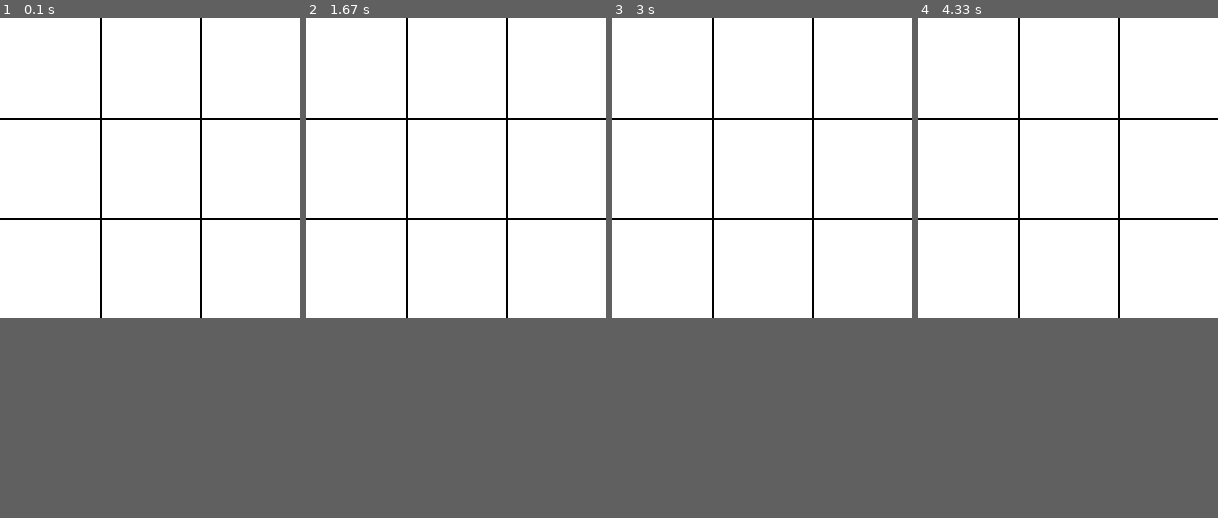
Above: before the commit, frames 1-4 (left to right).
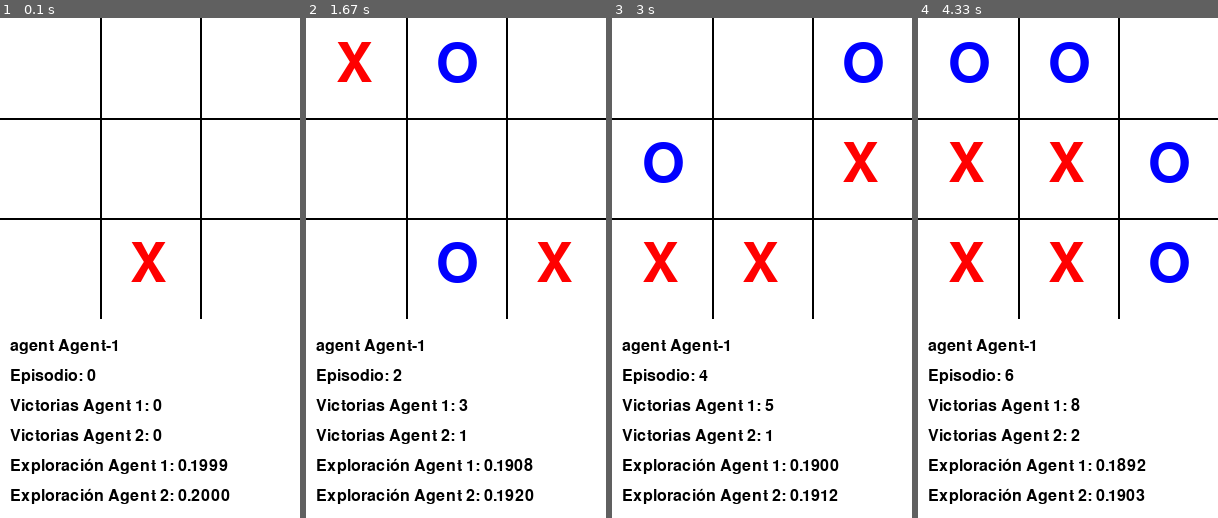
Above: after the commit, the same moments.

Repository: tomasnavarr0/ta-te-ti-RL
Game: pygame game, started from __main__.py
Two runs of this game, one before a commit and one after it. Both use one fixed random seed, a clock stepped at 60 frames per second and the inputs below.
Inputs:
- Up to frame 1 (0.1 s): no input
- Up to frame 2 (1.67 s): no input
- Up to frame 3 (3 s): no input
- Up to frame 4 (4.33 s): no input
In our replay, the window is 300x300 before the commit and 300x500 after it. These sizes can differ from the game's own. Grey fills any space a smaller window leaves; there, only what the larger window draws over its background counts as a difference.

The runs differ from the first frame. In frame 1, 4.3% of the frame differs, in the area x 3-77%, y 44-98%; in frame 2, 5.9%; in frame 3, 6.3%; in frame 4, 8.0%, in the area x 3-91%, y 4-98%.

Commit message:
adding new stuff

Diff:
--- a/__main__.py
+++ b/__main__.py
@@ -16,17 +16,12 @@
     VISUALIZE_TRAINING = True  # Mostrar entrenamiento en tiempo real
 
     if TRAINING_MODE:
-        if os.path.exists(MODEL_PATH):
-            best_agent = TrainingManager.load_agent(MODEL_PATH)
-        else:
-            agent1 = QLearningAgent(alpha=0.3, gamma=0.9, epsilon=0.2)
-            agent2 = QLearningAgent(alpha=0.3, gamma=0.9, epsilon=0.2)
+        agent1 = QLearningAgent(alpha=0.3, gamma=0.9, epsilon=0.2, name="Agent-1")
+        agent2 = QLearningAgent(alpha=0.3, gamma=0.9, epsilon=0.2, name="Agent-2")
 
-            # Entrenar con visualización
-            trainer = TrainingManager(agent1, agent2, visualize=VISUALIZE_TRAINING)
-            trainer.train_dueling_agents(episodes=2000, save_path=MODEL_PATH)  # Reducir episodios para demo
-
-            best_agent = TrainingManager.load_agent(MODEL_PATH)
+        # Entrenar con visualización
+        trainer = TrainingManager(agent1, agent2, visualize=VISUALIZE_TRAINING)
+        trainer.train_dueling_agents(episodes=1000, save_path=MODEL_PATH)  # Reducir episodios para demo
 
         if VISUALIZE_TRAINING:
             # Mantener ventana abierta después de entrenar
@@ -38,6 +33,9 @@
                     if event.type == pygame.QUIT:
                         pygame.quit()
                         sys.exit()
+
+    if os.path.exists(MODEL_PATH):
+        best_agent = TrainingManager.load_agent(MODEL_PATH)
 
     # Configurar juego humano vs IA
     player_scores = {"X": 0, "O": 0}
--- a/app/agent/q_learning.py
+++ b/app/agent/q_learning.py
@@ -10,18 +10,17 @@
 
 @dataclass
 class QLearningAgent:
-    q_table: DefaultDict[QKey, float] = field(
-        default_factory=lambda: defaultdict(float)
-    )
-    alpha: float = 0.7
-    gamma: float = 0.95
-    epsilon: float = 0.8
-    wins: int = 0
+    name: str
+    q_table: DefaultDict[QKey, float] = field(default_factory=lambda: defaultdict(float))
+    alpha: float = 0.8
+    gamma: float = 0.90
+    epsilon: float = 0.5
+    wins: float = 0
     training_steps: int = 0
-    exploration_decay: float = 0.9999
+    exploration_decay: float = 0.9995
+
 
     def get_state_key(self, state: list[list[str]]) -> StateKey:
-        """Convierte el estado en una tupla inmutable para usar como clave."""
         return tuple(tuple(row) for row in state)
 
     def choose_action(
@@ -30,22 +29,16 @@
         available_actions: list[tuple[int, int]],
         epsilon: float | None = None
     ) -> tuple[int, int]:
-        # Decaimiento exponencial continuo (nueva implementación)
         self.training_steps += 1
-        self.epsilon *= self.exploration_decay  # <-- Nueva línea clave
-        self.epsilon = max(self.epsilon, 0.01)  # Mínimo de 1% de exploración
-
-        epsilon = epsilon if epsilon is not None else self.epsilon  # Usar el epsilon decayendo
+        self.epsilon = max(0.01, self.epsilon * self.exploration_decay)
+        epsilon = epsilon or self.epsilon
 
         state_key = self.get_state_key(state)
 
         if random.random() < epsilon:
             return random.choice(available_actions)
 
-        q_values = {
-            action: self.q_table[(state_key, action)]
-            for action in available_actions
-        }
+        q_values = {action: self.q_table[(state_key, action)] for action in available_actions}
         max_q = max(q_values.values())
         best_actions = [action for action, q in q_values.items() if q == max_q]
         return random.choice(best_actions)
@@ -54,32 +47,59 @@
         self,
         state: list[list[str]],
         action: tuple[int, int],
-        reward: int,
-        next_state: list[list[str]]|None
+        reward: float,
+        next_state: list[list[str]] | None
     ) -> None:
-        """Actualiza la Q-table usando la ecuación de Q-learning."""
+        """Actualización con mirror learning para generalización simétrica"""
+        # Aprendizaje normal
+        self._q_learning_update(state, action, reward, next_state)
+
+        # Aprendizaje con estado espejo
+        if state and next_state:  # Solo si hay estados válidos
+            mirrored_state = self._mirror_state(state)
+            mirrored_action = self._mirror_action(action)
+            mirrored_next = self._mirror_state(next_state)
+            self._q_learning_update(mirrored_state, mirrored_action, reward, mirrored_next)
+
+        if reward == 1:
+            self.wins += 1
+
+    def _q_learning_update(
+        self,
+        state: list[list[str]],
+        action: tuple[int, int],
+        reward: float,
+        next_state: list[list[str]] | None
+    ):
         state_key = self.get_state_key(state)
         next_key = self.get_state_key(next_state) if next_state else None
 
-        current_q = self.q_table[(state_key, action)]
-        next_max_q = max(
-            (self.q_table[(next_key, a)] for a in self._get_available_actions(next_state)),
-            default=0.0
-        ) if next_key else 0.0
+        current_q = self.q_table.get((state_key, action), 0)
+
+        # Corregir cálculo de next_max_q
+        next_max_q = 0
+        if next_key:
+            available_actions = self._get_available_actions(next_state)
+            if available_actions:
+                next_max_q = max(
+                    self.q_table.get((next_key, a), 0)
+                    for a in available_actions
+                )
 
         new_q = current_q + self.alpha * (reward + self.gamma * next_max_q - current_q)
         self.q_table[(state_key, action)] = new_q
 
-        if reward == 1:
-            self.wins += 1
+    def _mirror_state(self, state: list[list[str]] | None) -> list[list[str]] | None:
+        """Crea una versión espejo (rotación 180°) del estado"""
+        if not state:
+            return None
+        return [row[::-1] for row in reversed(state)]
 
-    def _get_available_actions(self, state: list[list[str]]|None) -> list[tuple[int, int]]:
-        """Lista de acciones válidas para un estado dado."""
+    def _mirror_action(self, action: tuple[int, int]) -> tuple[int, int]:
+        """Ajusta la acción para el estado espejo"""
+        return (2 - action[0], 2 - action[1])
+
+    def _get_available_actions(self, state: list[list[str]] | None) -> list[tuple[int, int]]:
         if not state:
             return []
-        return [
-            (r, c)
-            for r in range(3)
-            for c in range(3)
-            if state[r][c] == ""
-        ]
+        return [(r, c) for r in range(3) for c in range(3) if state[r][c] == ""]
--- a/app/agent/train_agent.py
+++ /dev/null
@@ -1,56 +0,0 @@
-
-import random
-from app.tictactoe.movements import TicTacToeMovements
-from .q_learning import QLearningAgent
-
-
-def train_agent(agent: QLearningAgent, episodes: int = 10000) -> None:
-    """Entrena al agente jugando contra un oponente aleatorio."""
-    for _ in range(episodes):
-        game = TicTacToeMovements()
-        state: list[list[str]] = game.board.copy()
-        game_over = False
-
-        while not game_over:
-            available_actions = agent._get_available_actions(state)
-            if not available_actions:
-                break
-
-            action = agent.choose_action(state, available_actions)
-            prev_state: list[list[str]] = [row.copy() for row in state]
-
-            game.make_movement(*action, "O")
-            winner: str|None = game.check_winner()
-
-            if winner == "O":
-                reward = 1
-                next_state = None
-                game_over = True
-            elif winner == "Draft":
-                reward = 0
-                next_state = None
-                game_over = True
-            else:
-                available_opponent = agent._get_available_actions(game.board)
-                if not available_opponent:
-                    break
-
-                opponent_action: tuple[int, int] = random.choice(available_opponent)
-                game.make_movement(*opponent_action, "X")
-                winner = game.check_winner()
-
-                if winner == "X":
-                    reward = -1
-                    next_state = None
-                    game_over = True
-                elif winner == "Draft":
-                    reward = 0
-                    next_state = None
-                    game_over = True
-                else:
-                    reward = 0
-                    next_state = [row.copy() for row in game.board]
-                    game_over = False
-
-            agent.update(prev_state, action, reward, next_state)
-            state = next_state if next_state else None
--- a/app/agent/training_manager.py
+++ b/app/agent/training_manager.py
@@ -11,8 +11,8 @@
 
 @dataclass
 class TrainingManager:
-    agent1: QLearningAgent = field(default_factory=QLearningAgent())
-    agent2: QLearningAgent = field(default_factory=QLearningAgent())
+    agent1: QLearningAgent = field(default_factory=QLearningAgent(name="Agent-1"))
+    agent2: QLearningAgent = field(default_factory=QLearningAgent(name="Agent-2"))
     win_rates: list[tuple[float, float]] = field(default_factory=list)
     visualize: bool = field(default=False)
     window: Window = field(init=False)
@@ -28,7 +28,10 @@
         for episode in tqdm(range(episodes)):
             game = TicTacToeMovements()
             game_over = False
-            agents = {"X": self.agent1, "O": self.agent2}
+            if episode % 2 == 0:
+                agents = {"X": self.agent1, "O": self.agent2}
+            else:
+                agents = {"X": self.agent2, "O": self.agent1}
 
             # Configurar ventana si es necesario
             if self.visualize:
@@ -36,13 +39,14 @@
 
             while not game_over:
                 # Manejar eventos y renderizar
+                current_player = "X" if game.turn % 2 == 0 else "O"
+                agent = agents[current_player]
                 if self.visualize:
                     self._handle_pygame_events()
-                    self._render_training(episode, game)
+                    self._render_training(episode, game, agents["X"].name)
 
                 # Lógica del juego
-                current_player = "X" if game.turn % 2 == 0 else "O"
-                agent = agents[current_player]
+
                 state = [row.copy() for row in game.board]
                 available = self._get_available_actions(state)
 
@@ -62,10 +66,6 @@
                     self._update_win_stats(winner)
                     game_over = True
 
-            # Rotar agentes y guardar progreso
-            if episode % 100 == 0:
-                self.agent1, self.agent2 = self.agent2, self.agent1
-
             if episode % 1000 == 0:
                 self.save_best_agent(save_path)
 
@@ -76,7 +76,7 @@
                 pygame.quit()
                 sys.exit()
 
-    def _render_training(self, episode: int, game: TicTacToeMovements):
+    def _render_training(self, episode: int, game: TicTacToeMovements, agent: str):
         """Dibujar tablero y estadísticas de entrenamiento"""
         self.window.window.fill((255, 255, 255))
         self.window.draw_table(game.board)
@@ -84,11 +84,12 @@
         # Estadísticas
         font = pygame.font.Font(None, 24)
         stats = [
+            f"agent {agent}",
             f"Episodio: {episode}",
-            f"Victorias X: {self.agent1.wins}",
-            f"Victorias O: {self.agent2.wins}",
-            f"Exploración X: {self.agent1.epsilon:.2f}",
-            f"Exploración O: {self.agent2.epsilon:.2f}"
+            f"Victorias Agent 1: {self.agent1.wins}",
+            f"Victorias Agent 2: {self.agent2.wins}",
+            f"Exploración Agent 1: {self.agent1.epsilon:.4f}",
+            f"Exploración Agent 2: {self.agent2.epsilon:.4f}"
         ]
 
         y_pos = 320
@@ -98,7 +99,7 @@
             y_pos += 30
 
         pygame.display.flip()
-        pygame.time.wait(200)  # Controlar velocidad de actualización
+        pygame.time.wait(80)  # Controlar velocidad de actualización
 
     def _get_all_lines(self, board):
         # Todas las líneas posibles (filas, columnas, diagonales)
@@ -144,9 +145,41 @@
             self.agent2.wins += 1
 
     def save_best_agent(self, path: str):
+        # Evaluar ambos agentes en ambos roles
+        score_1 = self._evaluate_agent(self.agent1)
+        score_2 = self._evaluate_agent(self.agent2)
+
+        best_agent = self.agent1 if score_1 > score_2 else self.agent2
         with open(path, "wb") as f:
-            agent = self.agent1 if self.agent1.wins > self.agent2.wins else self.agent2
-            pickle.dump(agent, f)
+            pickle.dump(best_agent, f)
+
+    def _evaluate_agent(self, agent: QLearningAgent, games: int = 10) -> float:
+        wins = 0
+        for i in range(games):
+            # Evaluar como X y como O
+            wins += self._play_validation_game(agent, "X")
+            wins += self._play_validation_game(agent, "O")
+        return wins / (games * 2)
+
+    def _play_validation_game(self, agent: QLearningAgent, role: str) -> int:
+        game = TicTacToeMovements()
+        opponent = QLearningAgent(epsilon=0, name="Agent-GOD")  # Agente determinista
+        agents = {"X": agent if role == "X" else opponent,
+                "O": agent if role == "O" else opponent}
+
+        while True:
+            current_player = "X" if game.turn % 2 == 0 else "O"
+            state = [row.copy() for row in game.board]
+            available = self._get_available_actions(state)
+
+            if not available or game.check_winner():
+                break
+
+            action = agents[current_player].choose_action(state, available, epsilon=0)
+            game.make_movement(*action, current_player)
+
+        winner = game.check_winner()
+        return 1 if winner == role else 0
 
     @staticmethod
     def load_agent(path: str) -> QLearningAgent:
Binary file changed: best_agent.pkl
